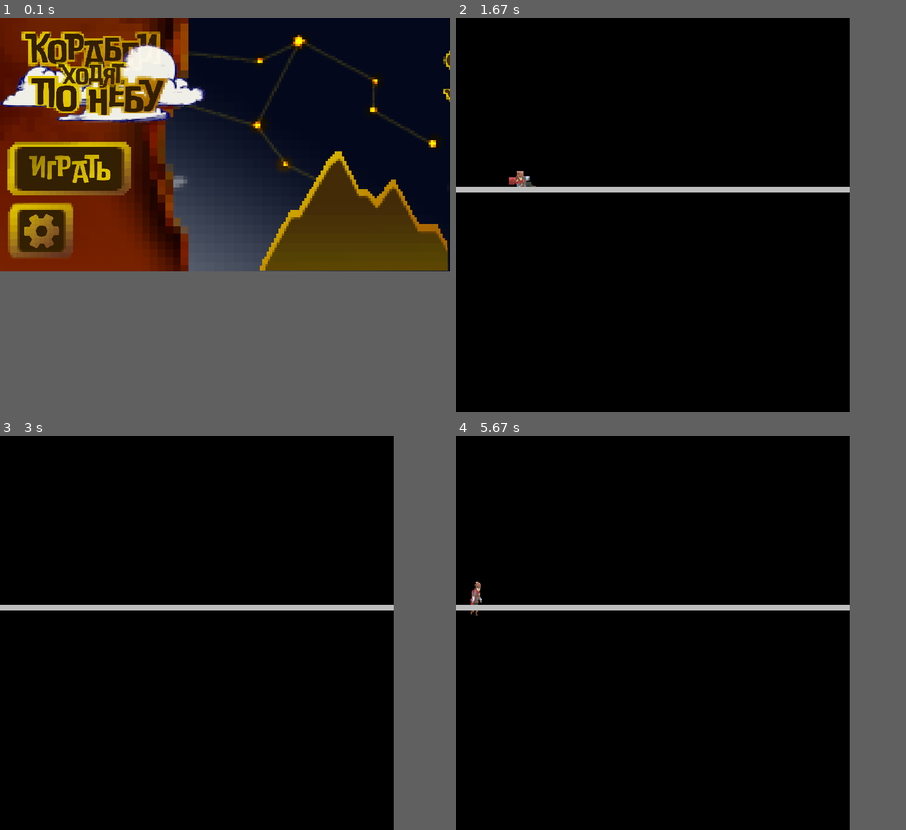
Above: before the commit, frames 1-4 (two rows, left to right).
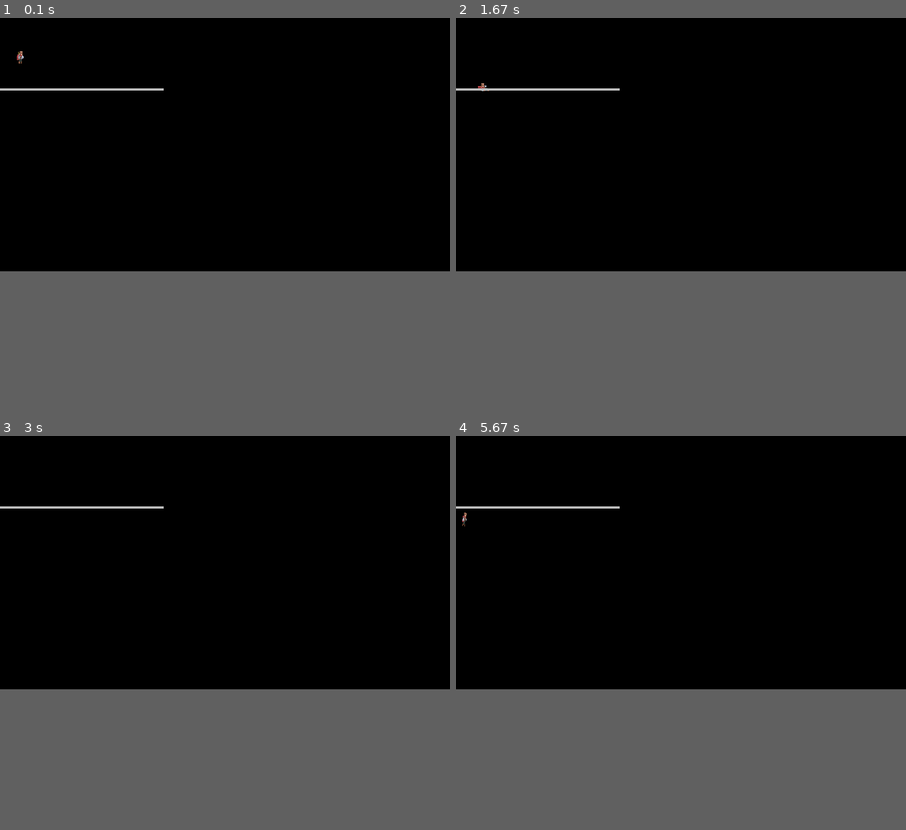
Above: after the commit, the same moments.

Repository: AndreiB-v/PyGame-project
Game: pygame game, started from src/main.py
Same seed, same stepped clock (60 frames per second), same inputs: the game is played once before the commit and once after it.
Inputs (mouse positions are in pixels of both pictures, inside the frame that each line leads up to):
- Up to frame 1 (0.1 s): no input
- Up to frame 2 (1.67 s): click (523, 167) at 0.38 s; click (591, 222) at 0.72 s; click (600, 73) at 1.05 s; tap Ctrl at 1.57 s
- Up to frame 3 (3 s): hold Left 1.9-2.43 s; tap Ctrl at 1.97, 2.27, 2.97 s; hold Up from 2.9 s (still down)
- Up to frame 4 (5.67 s): release Up at 3.27 s; hold Right 3.3-3.93 s; tap Ctrl at 3.37, 3.67, 4.03, 4.33, 5.37 s; hold Left 3.97-4.43 s; hold Right from 5.3 s (still down)
In frame 2 the window is 700x700 before the commit and 800x450 after it. Grey fills any space a smaller window leaves; there, only what the larger window draws over its background counts as a difference.

The runs differ from the first frame. In frame 1, 64% of the frame differs, in the area x 0-100%, y 0-65%; in frame 2, 1.6%; in frame 3, 1.5%; in frame 4, 1.6%.

Commit message:
готовый старт скрин + изменение движения персонажа

Diff:
--- a/src/animation.py
+++ b/src/animation.py
@@ -1,5 +1,5 @@
 import pygame
-from utils import load_animation
+from utils import *
 
 
 class Animation:
--- a/src/intro.py
+++ b/src/intro.py
@@ -7,12 +7,8 @@
 from utils import *
 
 pygame.init()
-size = width, height = 16 * 50, 9 * 50
 # Задается размер экрана с соотношением 16:9, позже это пропишем в другом месте
 screen = pygame.display.set_mode(size, pygame.NOFRAME)
-
-factor_x = width / 1920
-factor_y = height / 1080
 
 
 # факторы, которые умножаем на каждый x/y, для работы с размером экрана
--- a/src/main.py
+++ b/src/main.py
@@ -58,11 +58,11 @@
 
     def move(self, direction):
         if direction == "right":
-            self.rect.x += 5
+            self.rect.x += 5 * factor_x
             self.set_animation("move_right")
 
         elif direction == "left":
-            self.rect.x -= 5
+            self.rect.x -= 5 * factor_x
             self.set_animation("move_left")
 
         self.is_moving = True
@@ -75,9 +75,9 @@
             self.start_pos = self.rect.x
             if direction == "right":
                 self.set_animation("dash_right")
-                self.end_pos = self.start_pos + self.dash_speed
+                self.end_pos = self.start_pos + self.dash_speed * factor_x
             elif direction == "left":
-                self.end_pos = self.start_pos - self.dash_speed
+                self.end_pos = self.start_pos - self.dash_speed * factor_x
                 self.set_animation("dash_left")
 
             # Устанавливаем время начала рывка
@@ -162,20 +162,22 @@
 class Platform(pygame.sprite.Sprite):
     def __init__(self, posx, posy, all_sprites):
         super().__init__(all_sprites)
-        self.image = pygame.Surface((700, 10), pygame.SRCALPHA)
-        pygame.draw.rect(self.image, pygame.Color("gray"), (0, 0, 700, 10))
-        self.rect = self.image.get_rect(topleft=(posx, posy))
+        self.image = pygame.Surface((700 * factor_x, 10 * factor_y), pygame.SRCALPHA)
+        pygame.draw.rect(self.image, pygame.Color("gray"), (0, 0, 700 * factor_x, 10 * factor_y))
+        self.rect = self.image.get_rect()
+        self.rect.x = posx * factor_x
+        self.rect.y = posy * factor_y
 
 
 class Game:
     def __init__(self):
         pygame.init()
-        self.size = width, height = 700, 700
+        self.size = width, height
         pygame.display.set_caption("Корабли ходят по небу")
         self.screen = pygame.display.set_mode(self.size)
         self.clock = pygame.time.Clock()
 
-        player_pos = (50, 100)
+        player_pos = (50 * factor_x, 100 * factor_y)
 
         # Создаём группы
         self.player_group = pygame.sprite.Group()
@@ -216,12 +218,11 @@
         pygame.quit()
 
 
-screen_log = start_screen()
-while screen_log not in ('run_game', 'close'):
-    screen_log = screen_log()
-if screen_log == 'close':
-    pygame.quit()
-
+# screen_log = start_screen()
+# while screen_log not in ('run_game', 'close'):
+#     screen_log = screen_log()
+# if screen_log == 'close':
+#     pygame.quit()
 
 if __name__ == "__main__":
     game_instance = Game()
--- a/src/utils.py
+++ b/src/utils.py
@@ -8,6 +8,10 @@
 
 FPS = 60
 clock = pygame.time.Clock()
+size = width, height = 16 * 50, 9 * 50
+
+factor_x = width / 1920
+factor_y = height / 1080
 
 
 # Функция для добавления изображений
@@ -23,6 +27,9 @@
             colorkey = image.get_at((0, 0))
         image.set_colorkey(colorkey)
     else:
+        x = image.get_width()
+        y = image.get_height()
+        image = pygame.transform.scale(image, (factor_x * x, factor_y * y))
         image = image.convert_alpha()
     return image
 
@@ -74,7 +81,7 @@
     for file_name in files:
         full_path = os.path.join(base_folder, file_name)
         image = load_image(full_path, True)
-        image = pygame.transform.scale(image, (70, 80))
+        image = pygame.transform.scale(image, (70 * factor_x, 80 * factor_y))
         frames.append(image)
 
     return frames
